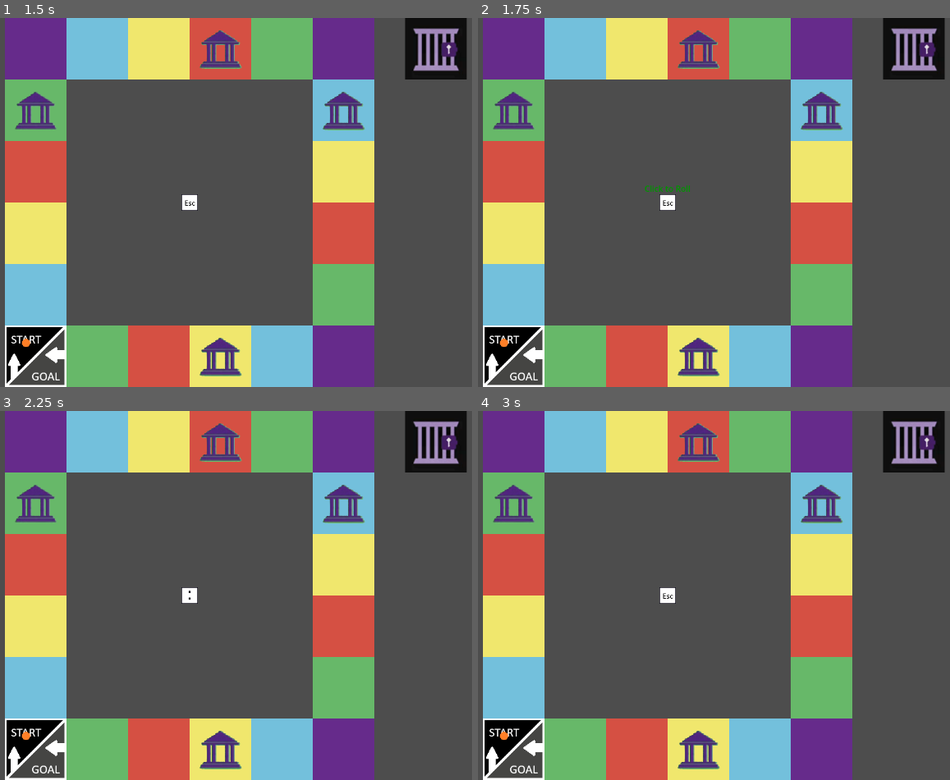
Above: before the commit, frames 1-4 (two rows, left to right).
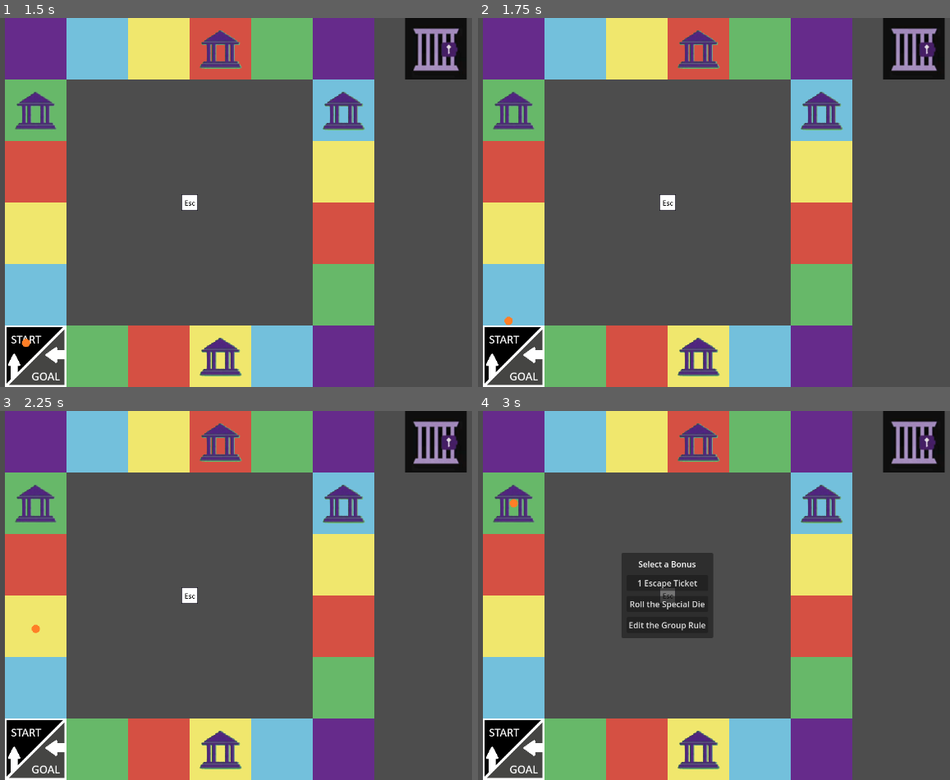
Above: after the commit, the same moments.

Repository: tjfeldman/RulesRace
Game: Godot game, scene res://rules_race_board.tscn
Two runs of this game, one before a commit and one after it. Both use one fixed random seed, a clock stepped at 60 frames per second and the inputs below.
Inputs (mouse positions are in pixels of both pictures, inside the frame that each line leads up to):
- Up to frame 1 (1.5 s): tap Enter at 0.5 s; move the mouse to (335, 184) at 0.52 s; click (335, 184) at 0.6 s; tap Space at 1.25 s; move the mouse to (56, 220) at 1.27 s; click (56, 220) at 1.35 s
- Up to frame 2 (1.75 s): no input
- Up to frame 3 (2.25 s): tap Enter at 2 s; move the mouse to (254, 514) at 2.02 s; click (254, 514) at 2.1 s
- Up to frame 4 (3 s): move the mouse to (633, 669) at 2.77 s; click (633, 669) at 2.85 s

Frame 1 is identical in both runs. In frame 2, 0.1% of the frame differs, in the area x 4-45%, y 45-90%; in frame 3, less than 0.1%; in frame 4, 4.4%, in the area x 4-50%, y 23-90%.

Commit message:
Added Events.gd to manage global event calls. Added signals for selecting an office reward and chosing to use an escape ticket in jail. Implemented gaining an escape ticket when selecting the option at the office. Implemented using an escape ticket to escape jail.
Signed-off-by: Tyler Feldman <tyler.feldman148@gmail.com>

Diff:
--- a/project.godot
+++ b/project.godot
@@ -14,6 +14,10 @@
 run/main_scene="uid://bfjvv7ybhocmc"
 config/features=PackedStringArray("4.4", "Forward Plus")
 config/icon="res://icon.svg"
+
+[autoload]
+
+Events="*res://scripts/Events.gd"
 
 [display]
 
--- /dev/null
+++ b/scenes/escapeConfirm.tscn
@@ -0,0 +1,42 @@
+[gd_scene load_steps=2 format=3 uid="uid://bv8yyyidnt4c6"]
+
+[ext_resource type="Script" uid="uid://b4ojmgo8t5vny" path="res://scripts/EscapeConfirm.gd" id="1_ao46l"]
+
+[node name="escapeConfirm" type="CenterContainer"]
+offset_right = 1280.0
+offset_bottom = 720.0
+script = ExtResource("1_ao46l")
+
+[node name="PanelContainer" type="PanelContainer" parent="."]
+layout_mode = 2
+
+[node name="MarginContainer" type="MarginContainer" parent="PanelContainer"]
+layout_mode = 2
+theme_override_constants/margin_left = 10
+theme_override_constants/margin_top = 10
+theme_override_constants/margin_right = 10
+theme_override_constants/margin_bottom = 10
+
+[node name="VBoxContainer" type="VBoxContainer" parent="PanelContainer/MarginContainer"]
+layout_mode = 2
+
+[node name="Label" type="Label" parent="PanelContainer/MarginContainer/VBoxContainer"]
+layout_mode = 2
+text = "Use an Escape Ticket to Leave Jail?"
+horizontal_alignment = 1
+
+[node name="HBoxContainer" type="HBoxContainer" parent="PanelContainer/MarginContainer/VBoxContainer"]
+layout_mode = 2
+theme_override_constants/separation = 25
+alignment = 1
+
+[node name="Yes" type="Button" parent="PanelContainer/MarginContainer/VBoxContainer/HBoxContainer"]
+layout_mode = 2
+text = "Yes"
+
+[node name="No" type="Button" parent="PanelContainer/MarginContainer/VBoxContainer/HBoxContainer"]
+layout_mode = 2
+text = "No"
+
+[connection signal="pressed" from="PanelContainer/MarginContainer/VBoxContainer/HBoxContainer/Yes" to="." method="_on_yes_pressed"]
+[connection signal="pressed" from="PanelContainer/MarginContainer/VBoxContainer/HBoxContainer/No" to="." method="_on_no_pressed"]
--- a/scripts/Dice.gd
+++ b/scripts/Dice.gd
@@ -18,7 +18,6 @@
 		print("Dice Rolling");
 		animationPlayer.play("Roll");
 		timer.start();
-		label.visible = false;
 		canClick = false;
 
 func _on_timer_timeout() -> void:
--- /dev/null
+++ b/scripts/EscapeConfirm.gd
@@ -0,0 +1,9 @@
+extends Container
+
+func _on_yes_pressed() -> void:
+	queue_free();
+	Events.emit_signal("escape_jail_with_ticket", true);
+
+func _on_no_pressed() -> void:
+	queue_free();
+	Events.emit_signal("escape_jail_with_ticket", false);
--- /dev/null
+++ b/scripts/Events.gd
@@ -0,0 +1,6 @@
+extends Node
+
+enum OfficeChoice {Ticket, Dice, Rule};
+
+signal office_choice_selected(choice: OfficeChoice);
+signal escape_jail_with_ticket(choice: bool);
--- a/scripts/Main.gd
+++ b/scripts/Main.gd
@@ -4,16 +4,39 @@
 @onready var board : Node2D = $Board;
 @onready var dice : Sprite2D = $Dice;
 
+#TODO: Move to state manager
+var _asked : bool = false;
+
 func _ready() -> void:
 	player.addEscapeTicket();
 	print(player.getEscapeTicketCount());
 
+	#connect to events
+	Events.office_choice_selected.connect(_on_office_choice_selected);
+	Events.escape_jail_with_ticket.connect(_on_escape_with_ticket);
+
+func _process(delta: float) -> void:
+	if (!_asked && player.isInJail() and player.hasEscapeTicket()):
+		_asked = true;
+		#TODO: Handle in state manager
+		dice.canClick = false;
+		var escapeChoiceBox = preload("res://scenes/escapeConfirm.tscn");
+		var choiceBox = escapeChoiceBox.instantiate();
+		add_child(choiceBox);
+
 func _on_dice_has_rolled(roll: Variant) -> void:
+	roll = 4;
+	#reset asked value after rolling
+	_asked = false;
 	match roll:
 		"Jail":
 			player.sendToJail();
+			#TODO: Handle in state manager
+			dice.canClick = true;
 		"Escape":
 			player.escapeFromJail();
+			#TODO: Handle in state manager
+			dice.canClick = true;
 		_:
 			if !player.isInJail():
 				while roll > 0:
@@ -25,5 +48,25 @@
 					var officeChoiceBox = preload("res://scenes/officeChoice.tscn");
 					var choiceBox = officeChoiceBox.instantiate();
 					add_child(choiceBox);
-	#TODO: Handled in state manager
+				else:
+					#TODO: Handle in state manager
+					dice.canClick = true;
+
+func _on_office_choice_selected(type : Events.OfficeChoice):
+	match type:
+		Events.OfficeChoice.Ticket:
+			player.addEscapeTicket();
+			print(player.getEscapeTicketCount());
+		Events.OfficeChoice.Dice:
+			print("Player rolls special die");
+		Events.OfficeChoice.Rule:
+			print("Player changes group rule");
+	#TODO: Handle in state manager
 	dice.canClick = true;
+
+func _on_escape_with_ticket(choice: bool):
+	if choice:
+		player.removeEscapeTicket();
+		player.escapeFromJail();
+	#TODO: Handle in state manager
+	dice.canClick = true;
--- a/scripts/OfficeChoice.gd
+++ b/scripts/OfficeChoice.gd
@@ -1,14 +1,13 @@
-extends CenterContainer
-
+extends Container
 
 func _on_ticket_button_pressed() -> void:
-	print("Player earns 1 ticket");
 	queue_free();
+	Events.emit_signal("office_choice_selected", Events.OfficeChoice.Ticket);
 
 func _on_die_button_pressed() -> void:
-	print("Player rolls special die");
 	queue_free();
+	Events.emit_signal("office_choice_selected", Events.OfficeChoice.Dice);
 
 func _on_rule_button_pressed() -> void:
-	print("Player changes group rule");
 	queue_free();
+	Events.emit_signal("office_choice_selected", Events.OfficeChoice.Rule);
--- a/scripts/Player.gd
+++ b/scripts/Player.gd
@@ -11,6 +11,9 @@
 
 func getBoardPosition():
 	return _boardPosition;
+
+func hasEscapeTicket():
+	return _escapeTickets > 0;
 
 func getEscapeTicketCount():
 	return _escapeTickets;
Not shown, added: scripts/EscapeConfirm.gd.uid
Not shown, added: scripts/Events.gd.uid
Not shown, changed: README.md
